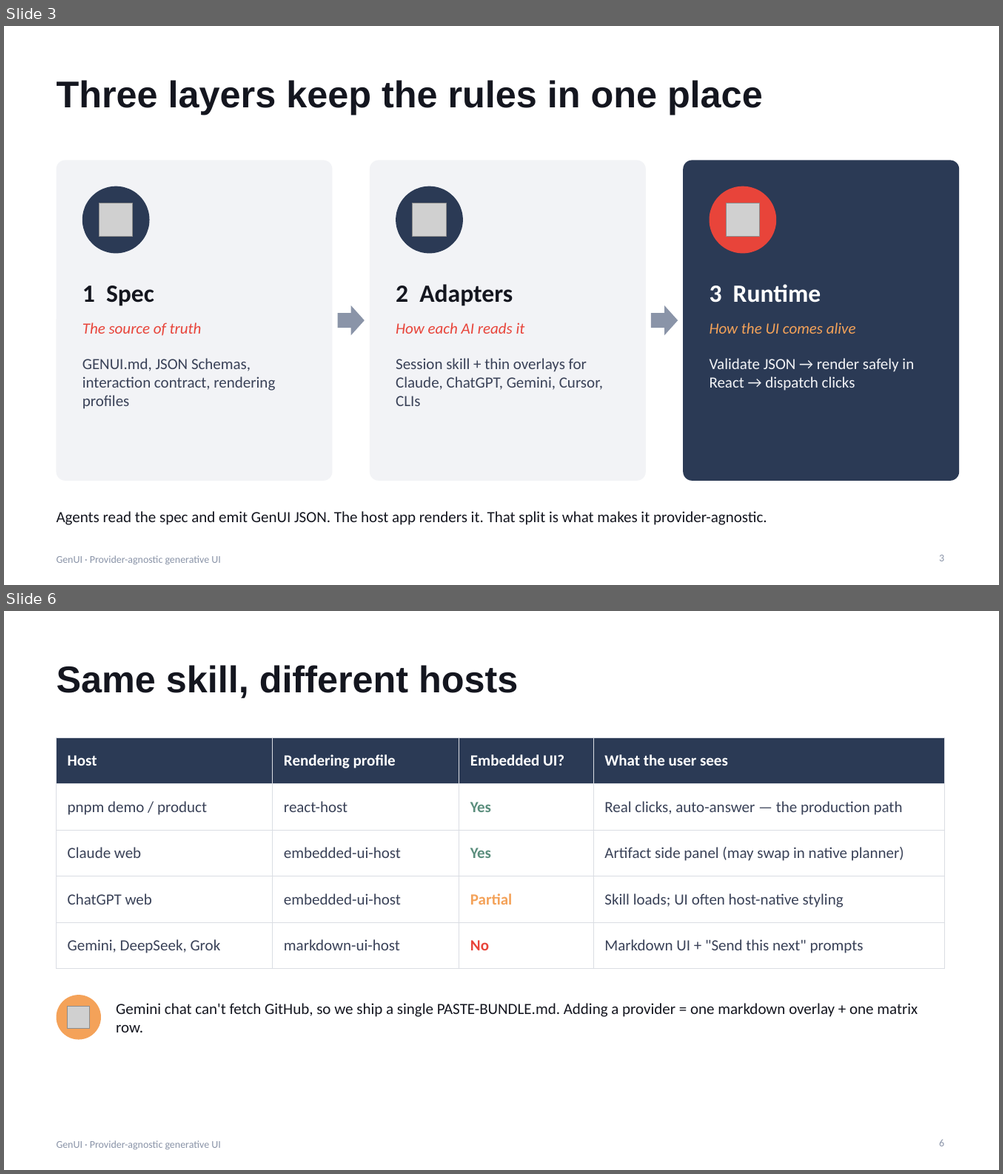
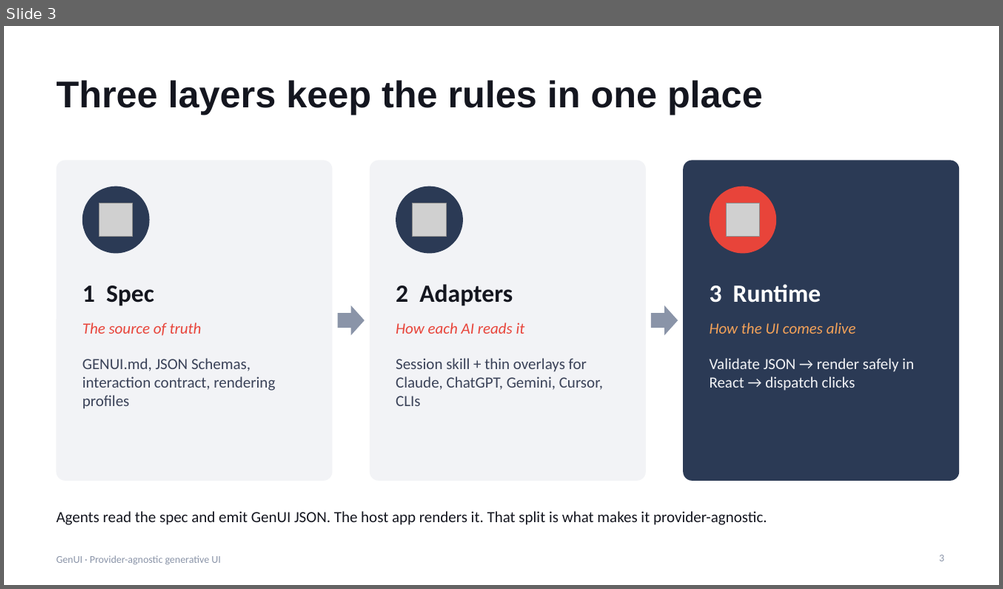
Before and after one commit to noahtan917/gen-ui, a slide deck: docs/GenUI-Presentation.pptx. Shown one above the other, each under a label of ours: slides 3 and 6 before the commit, slide 3 after it; the slides between them are not shown. The pictures are 1003x1174 and 1003x589 pixels, drawn with LibreOffice and Linux fonts; fonts in the diff are those of the drawing; grey boxes stand for pictures. Boxes give left, top, right and bottom in pixels: in the first picture for what was removed or moved away, otherwise in the second. Text is boxed around its words. In the diff, an @@ line names an element or a change of style, - is before the commit and + after.

Commit message:
Update presentation slides to reflect findings from manual testing of GenUI across various chat hosts. Enhance documentation with detailed observations on installation issues, UI rendering limitations, and interaction semantics. Revise slide titles and content for clarity, ensuring accurate representation of capabilities and constraints for each provider. Include new insights on the persistent Claude Skill and the necessity of raw URL installs for optimal functionality.

```diff
--- a/docs/GenUI-Presentation.pptx
+++ b/docs/GenUI-Presentation.pptx
@@ slide 6 removed at (x1=4, y1=611, x2=999, y2=1170), background #FFFFFF; not listed: 1 template element that a slide beside it also shows @@
@@ title removed at (x1=57, y1=665, x2=518, y2=698) @@
-Same skill, different hosts
@@ table removed at (x1=57, y1=738, x2=944, y2=957), 5 rows, 4 columns @@
-Host | Rendering profile | Embedded UI? | What the user sees
-pnpm demo / product | react-host | Yes | Real clicks, auto-answer — the production path
-Claude web | embedded-ui-host | Yes | Artifact side panel (may swap in native planner)
-ChatGPT web | embedded-ui-host | Partial | Skill loads; UI often host-native styling
-Gemini, DeepSeek, Grok | markdown-ui-host | No | Markdown UI + "Send this next" prompts
@@ ellipse removed at (x1=57, y1=995, x2=101, y2=1040) @@
@@ picture removed at (x1=68, y1=1006, x2=90, y2=1029) @@
@@ text removed at (x1=116, y1=1003, x2=917, y2=1033) @@
-Gemini chat can't fetch GitHub, so we ship a single PASTE-BUNDLE.md. Adding a provider = one markdown overlay + one matrix row.
@@ page number removed at (x1=939, y1=1139, x2=944, y2=1147) @@
-6
```
Also in this commit, not shown: 4 slides changed, 4 slides added, 1 other slide removed, 1 other file.
